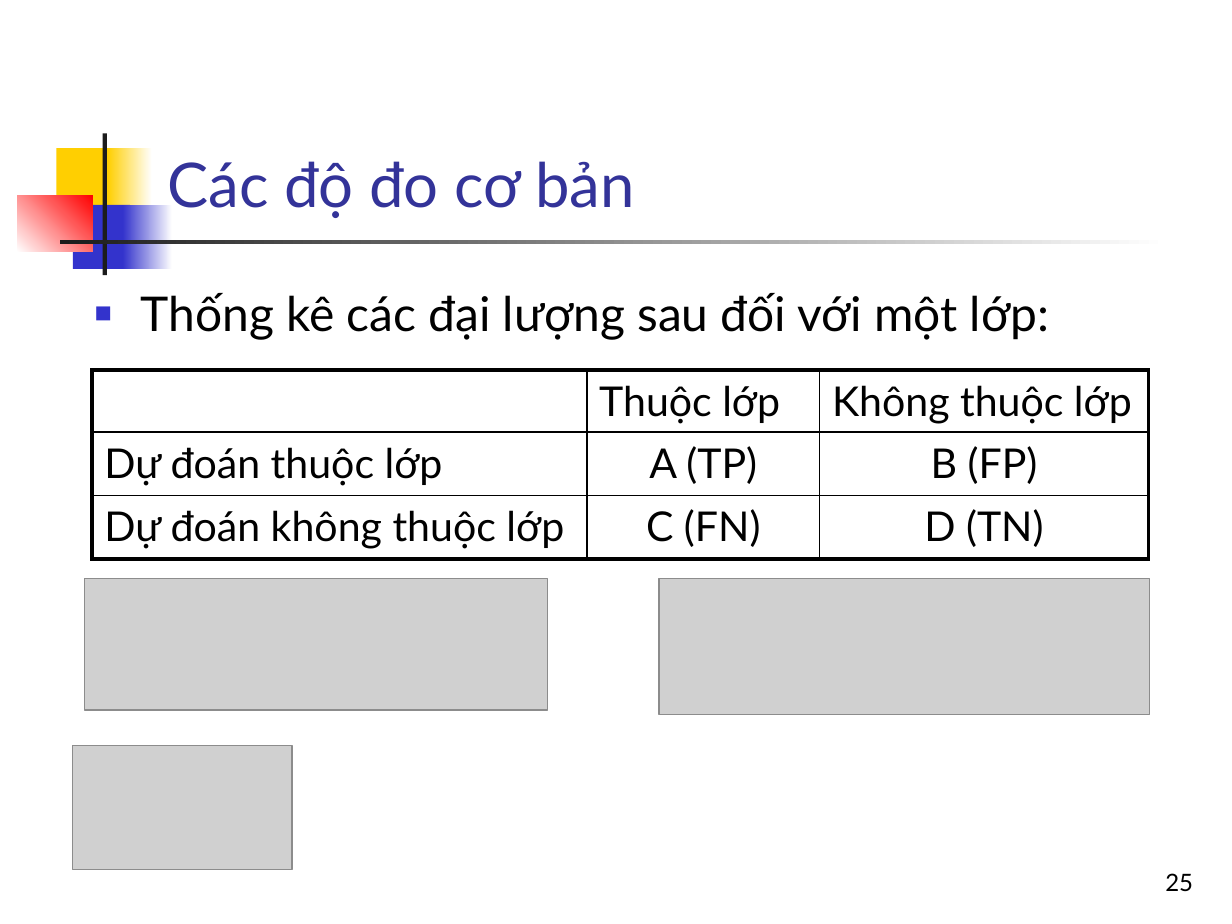
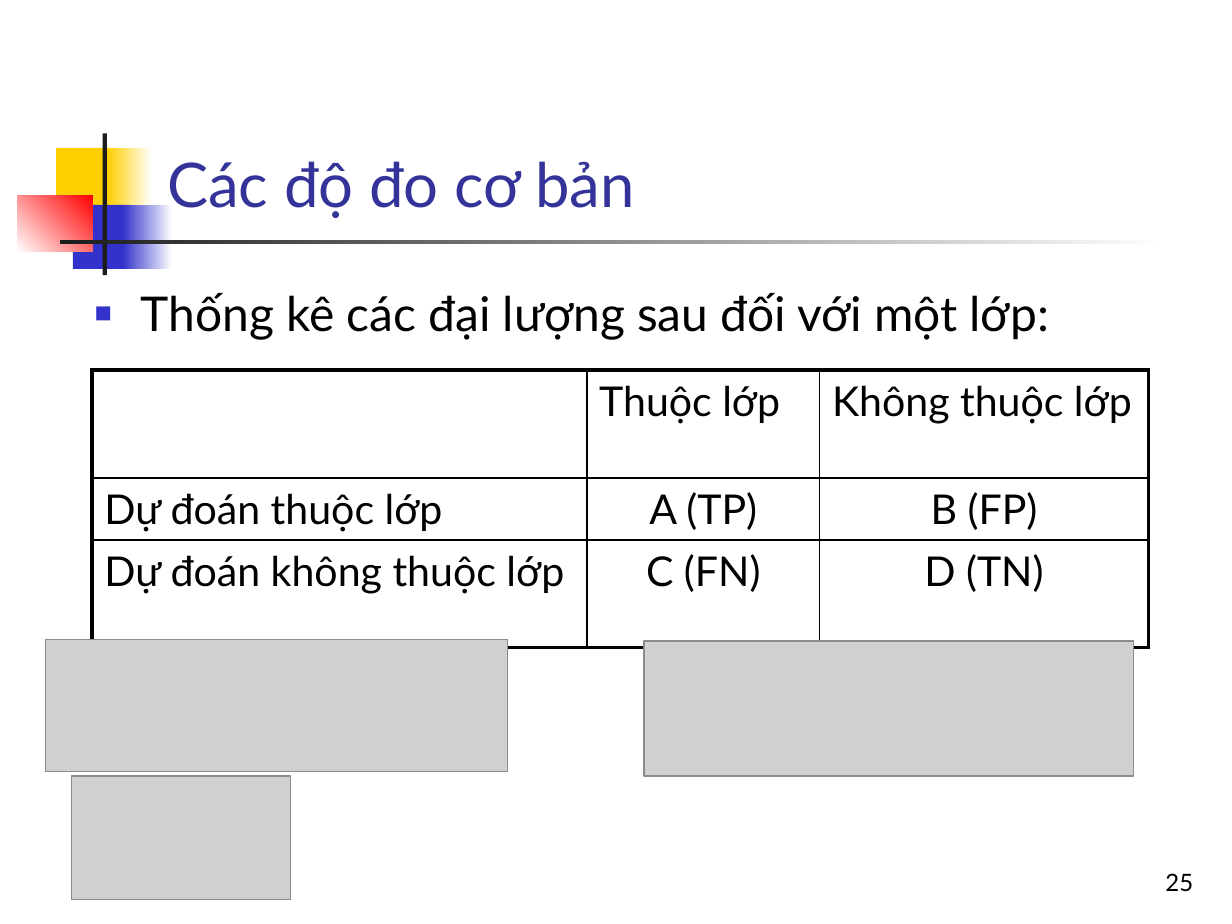
Before and after one commit to bangoc/IT4853, a slide deck: slide 25 of Bai 14 Phan lop van ban_p1.pptx. Drawn at 1232x924 pixels with LibreOffice and Linux fonts; fonts in the diff are those of the drawing; grey boxes stand for pictures. Boxes give left, top, right and bottom in pixels: in the first picture for what was removed or moved away, otherwise in the second. Text is boxed around its words. In the diff, an @@ line names an element or a change of style, - is before the commit and + after.

```diff
--- a/Bai 14 Phan lop van ban_p1.pptx
+++ b/Bai 14 Phan lop van ban_p1.pptx
@@ table at (x1=92, y1=370, x2=1149, y2=644) @@
@@ borders changed @@
@@ picture removed at (x1=85, y1=578, x2=548, y2=710) @@
@@ picture removed at (x1=659, y1=578, x2=1149, y2=715) @@
@@ picture added at (x1=46, y1=639, x2=508, y2=771) @@
@@ picture added at (x1=644, y1=641, x2=1133, y2=776) @@
@@ picture moved from (x1=73, y1=745, x2=292, y2=869) to (x1=71, y1=776, x2=291, y2=899) @@
```
Also in this commit, not shown: 21 other slides changed, 5 other files.
